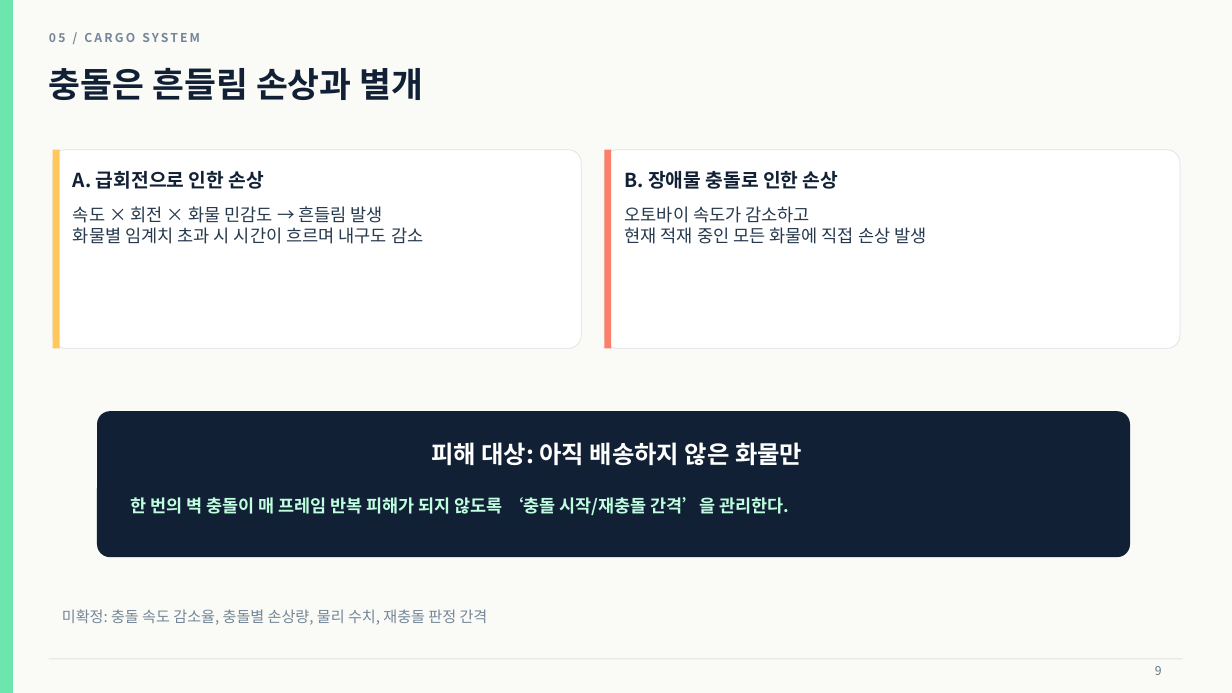
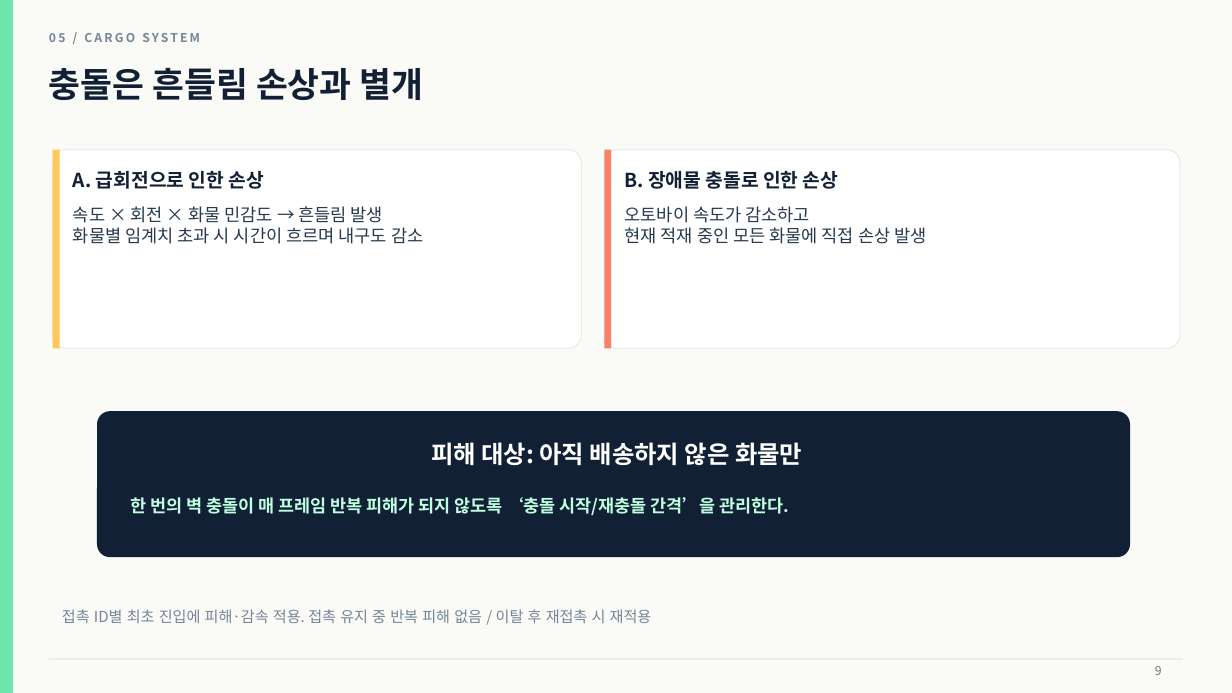
Before and after one commit to seo-spec/2Dgame-Delivery, a slide deck: slide 9 of data/docs/골목길_퀵배송_상세기획서.pptx. Drawn at 1232x693 pixels with LibreOffice and Linux fonts; fonts in the diff are those of the drawing. Boxes give left, top, right and bottom in pixels: in the first picture for what was removed or moved away, otherwise in the second. Text is boxed around its words. In the diff, an @@ line names an element or a change of style, - is before the commit and + after.

```diff
--- a/data/docs/골목길_퀵배송_상세기획서.pptx
+++ b/data/docs/골목길_퀵배송_상세기획서.pptx
@@ text at (62,609,652,623): text changed @@
-미확정: 충돌 속도 감소율, 충돌별 손상량, 물리 수치, 재충돌 판정 간격
+접촉 ID별 최초 진입에 피해·감속 적용. 접촉 유지 중 반복 피해 없음 / 이탈 후 재접촉 시 재적용
```
Also in this commit, not shown: 11 other slides changed, 6 slides added, 1 other file.
